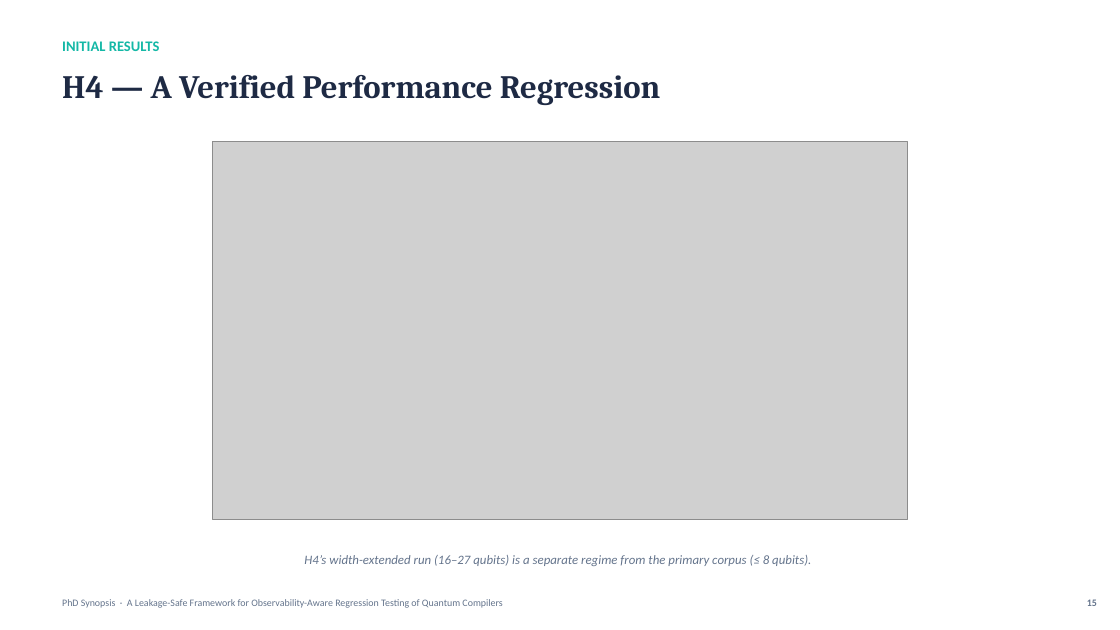
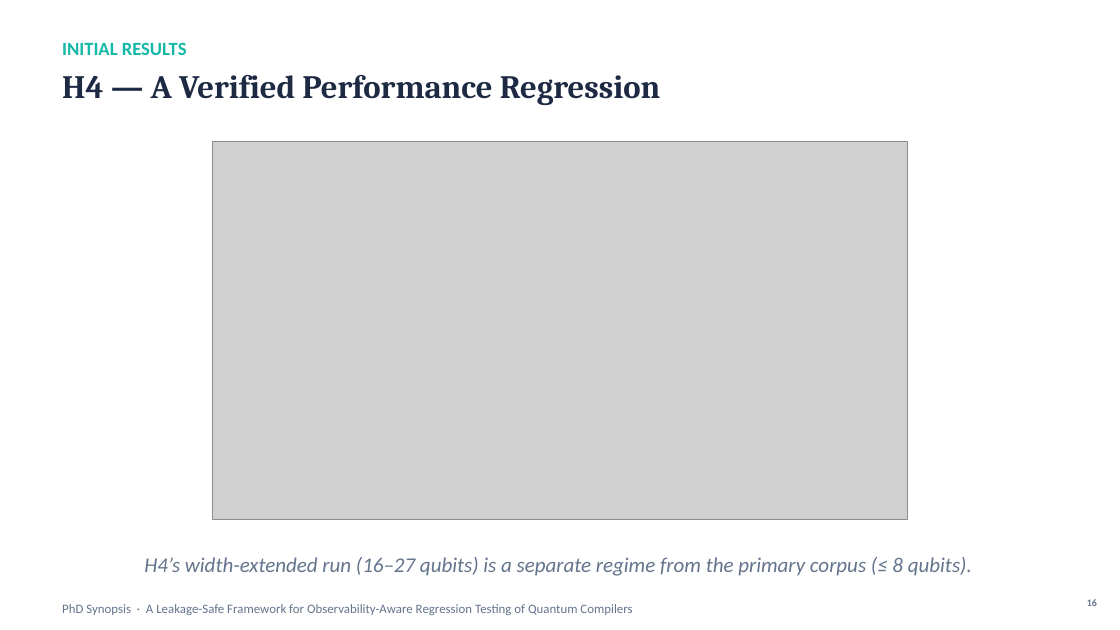
Before and after one commit to furqan-nr/quantum-transpiler-regression-testing, a slide deck: slide 16 of GSC files/GSC_Presentation_v4.pptx (slide 15 before the commit). Drawn at 1120x630 pixels with LibreOffice and Linux fonts; fonts in the diff are those of the drawing; grey boxes stand for pictures. Boxes give left, top, right and bottom in pixels: in the first picture for what was removed or moved away, otherwise in the second. Text is boxed around its words. In the diff, an @@ line names an element or a change of style, - is before the commit and + after.

```diff
--- a/GSC files/GSC_Presentation_v4.pptx
+++ b/GSC files/GSC_Presentation_v4.pptx
@@ text "INITIAL RESULTS" at <box>62,42,187,55</box>: size 12.5 to 16 pt @@
@@ text "H4’s width-extended run (16–27 qubits) ..." at <box>144,557,972,576</box>: size 11 to 18 pt @@
@@ text "PhD Synopsis · A Leakage-Safe ..." at <box>62,604,632,615</box>: size 8.5 to 11 pt @@
```
Also in this commit, not shown: 25 other slides changed, 5 slides added, 1 slide removed, 40 other files.
